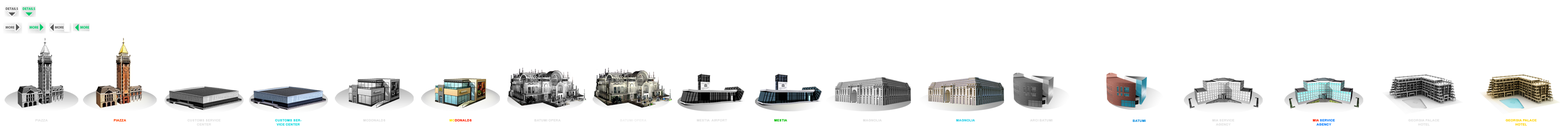
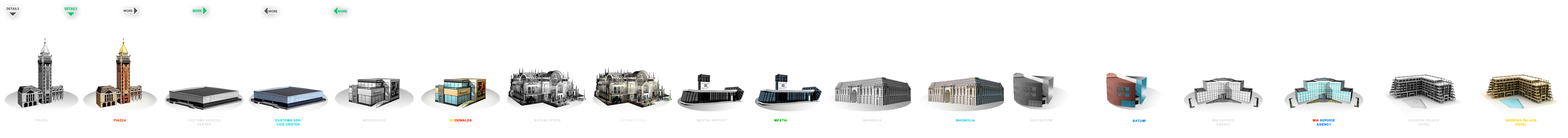
Two versions of the same layered image (1568×138). Layer-by-layer changes:
removed layer "Layer 24" over [left=72, top=23, right=90, bottom=32]
removed layer "Layer 4" over [left=27, top=22, right=46, bottom=34]
removed layer "Layer 23" over [left=49, top=23, right=72, bottom=34]
removed layer "Layer 3" over [left=3, top=22, right=23, bottom=34]
removed layer "Layer 2" over [left=21, top=5, right=36, bottom=18]
added layer "Layer 30" above "Layer 29" over [left=330, top=4, right=352, bottom=20]
added layer "Layer 29" above "Layer 28" over [left=260, top=4, right=283, bottom=20]
added layer "Layer 28" above "Layer 27" over [left=188, top=4, right=212, bottom=20]
added layer "Layer 27" above "Layer 26" over [left=119, top=4, right=143, bottom=20]
added layer "Layer 26" above "Layer 25" over [left=60, top=3, right=82, bottom=21]
renamed "Layer 1" to "Layer 25", painted on it over [left=2, top=3, right=24, bottom=22]
